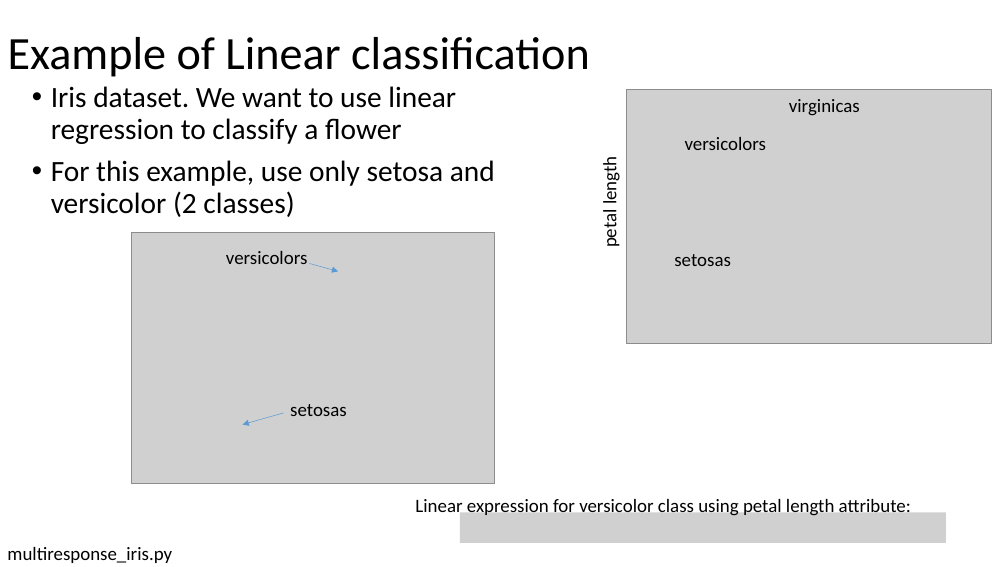
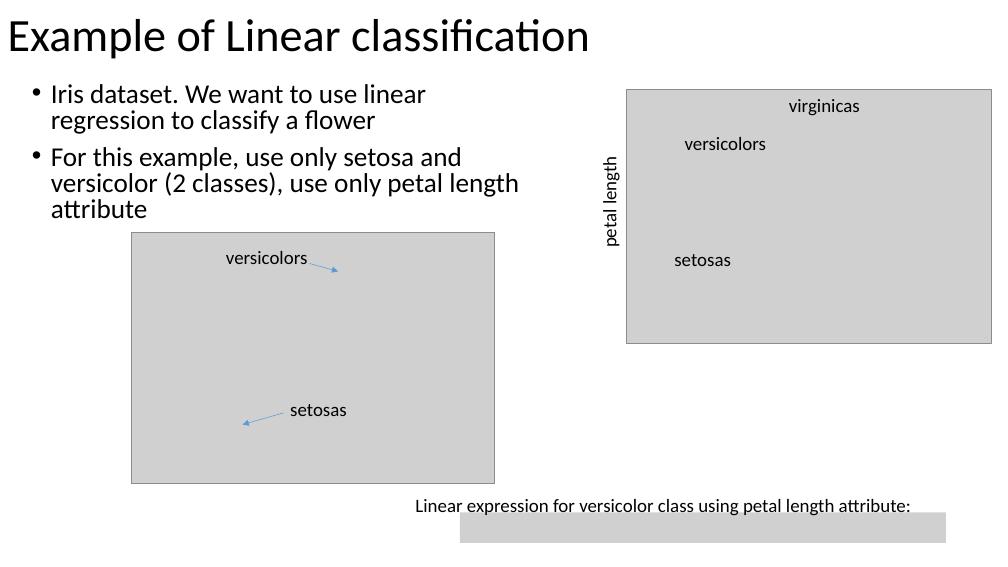
Before and after one commit to russellu/cs405, a slide deck: slide 5 of Lecture_08.pptx. Drawn at 1008x567 pixels with LibreOffice and Linux fonts; fonts in the diff are those of the drawing; grey boxes stand for pictures. Boxes give left, top, right and bottom in pixels: in the first picture for what was removed or moved away, otherwise in the second. Text is boxed around its words. In the diff, an @@ line names an element or a change of style, - is before the commit and + after.

```diff
--- a/Lecture_08.pptx
+++ b/Lecture_08.pptx
@@ title "Example of Linear classification": place and size @@
-title "Example of Linear classification" at box(8, 37, 590, 77)
+title "Example of Linear classification" at box(8, 19, 590, 59)
@@ text at box(51, 84, 426, 134): size 28 to 25.9 pt in "Iris dataset. We want to use linear ..."; line spacing 0.9 to 0.8 @@
@@ text at box(51, 147, 519, 219): text changed; size 28 to 25.9 pt @@
-• For this example, use only setosa and versicolor (2 classes)
+• For this example, use only setosa and versicolor (2 classes), use only petal length attribute
@@ text removed at box(7, 547, 172, 563) @@
-multiresponse_iris.py
```
Also in this commit, not shown: 8 other slides changed, 3 slides added, 1 slide removed.
